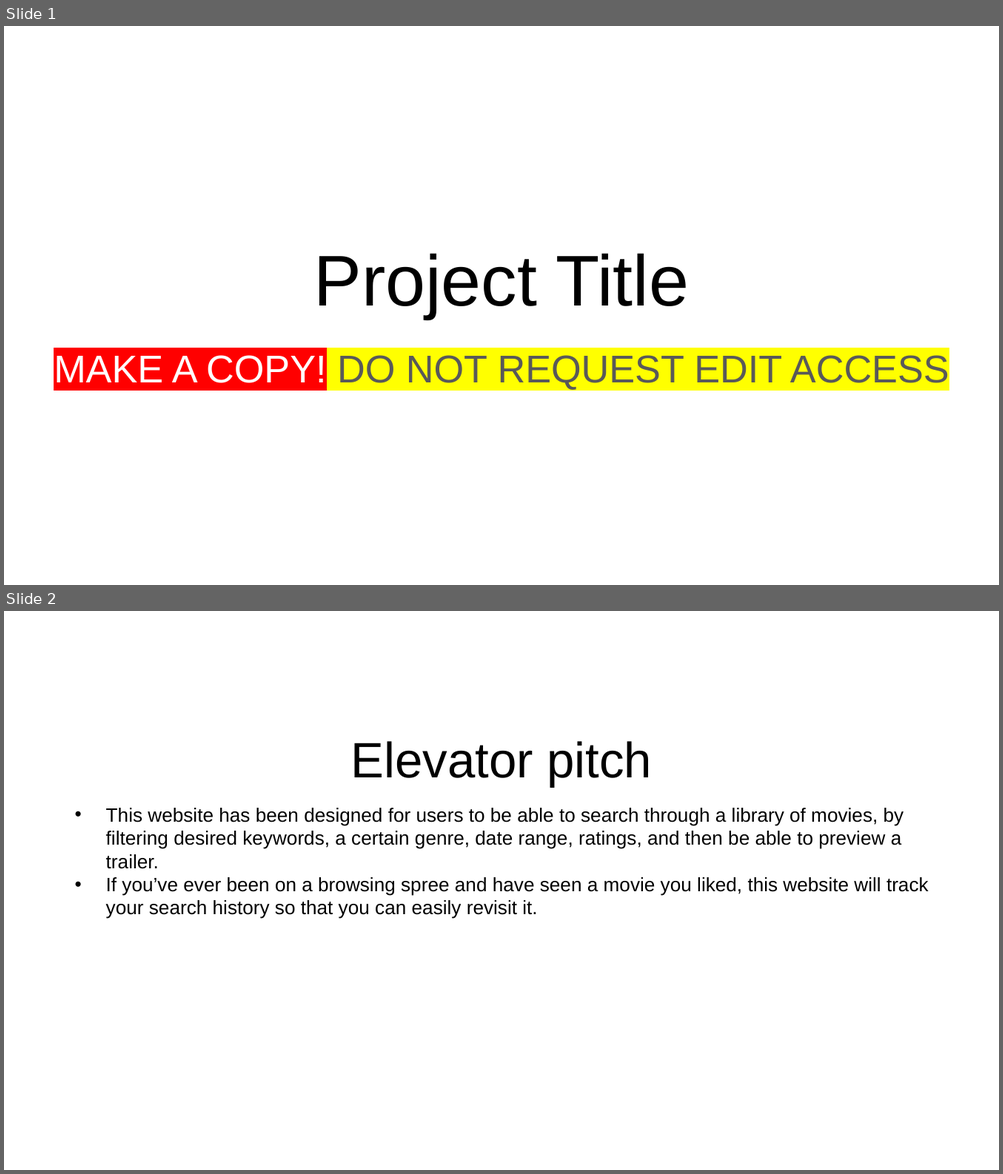
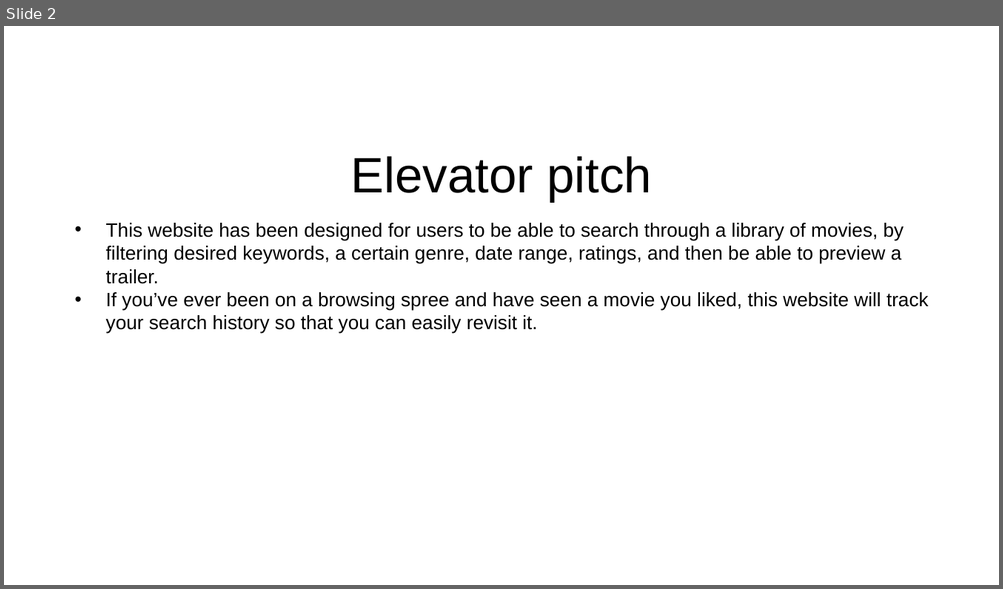
Before and after one commit to carolinemae/YouTrailer, a slide deck: presentation/project-presentation.pptx. Shown one above the other, each under a label of ours: slides 1 and 2 before the commit, slide 2 after it. The pictures are 1003x1174 and 1003x589 pixels, drawn with LibreOffice and Linux fonts; fonts in the diff are those of the drawing. Boxes give left, top, right and bottom in pixels: in the first picture for what was removed or moved away, otherwise in the second. Text is boxed around its words. In the diff, an @@ line names an element or a change of style, - is before the commit and + after.

```diff
--- a/presentation/project-presentation.pptx
+++ b/presentation/project-presentation.pptx
@@ slide 1 removed at [4,26,999,585], background #FFFFFF @@
@@ title removed at [314,253,688,318] @@
-Project Title
@@ subtitle removed at [54,355,949,390] @@
-MAKE A COPY! DO NOT REQUEST EDIT ACCESS
```
Also in this commit, not shown: 1 slide added.
